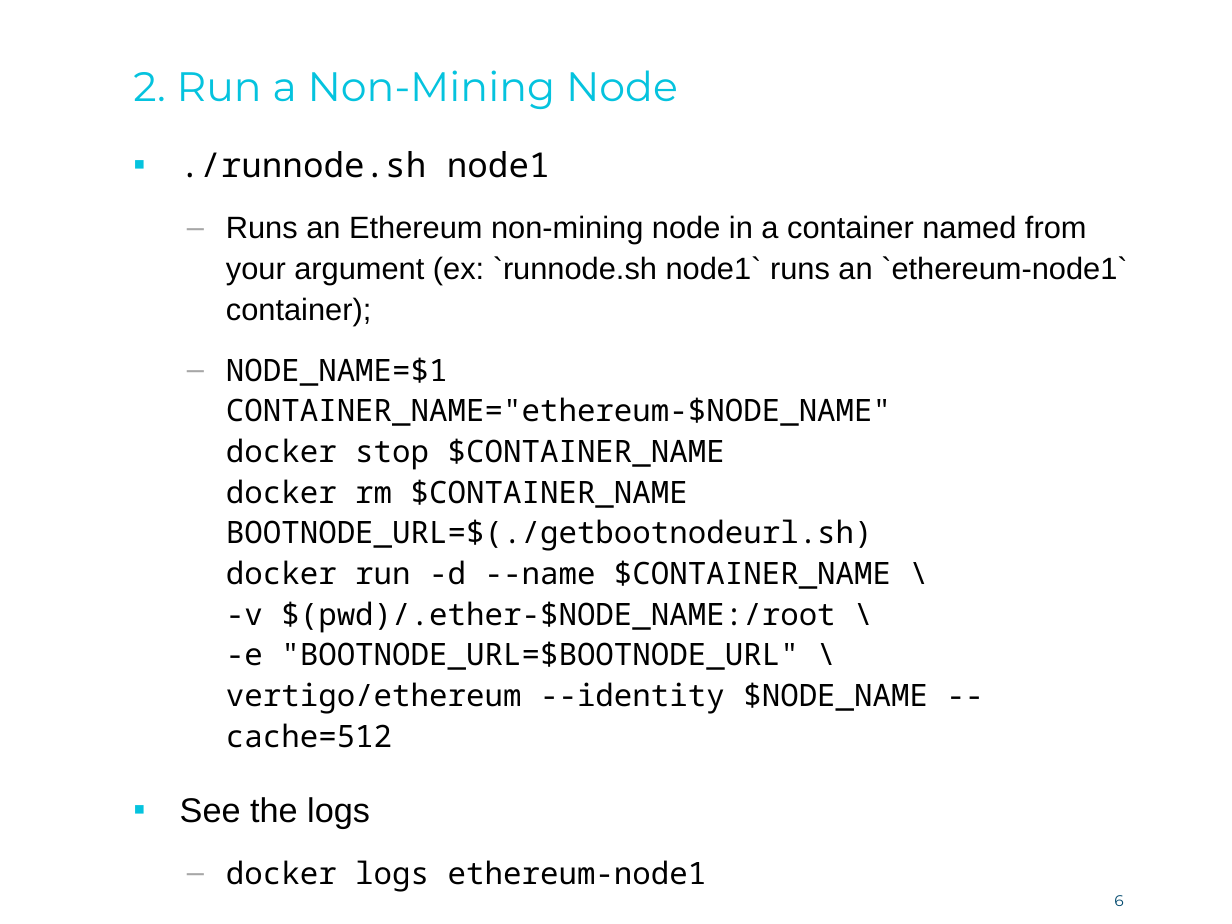
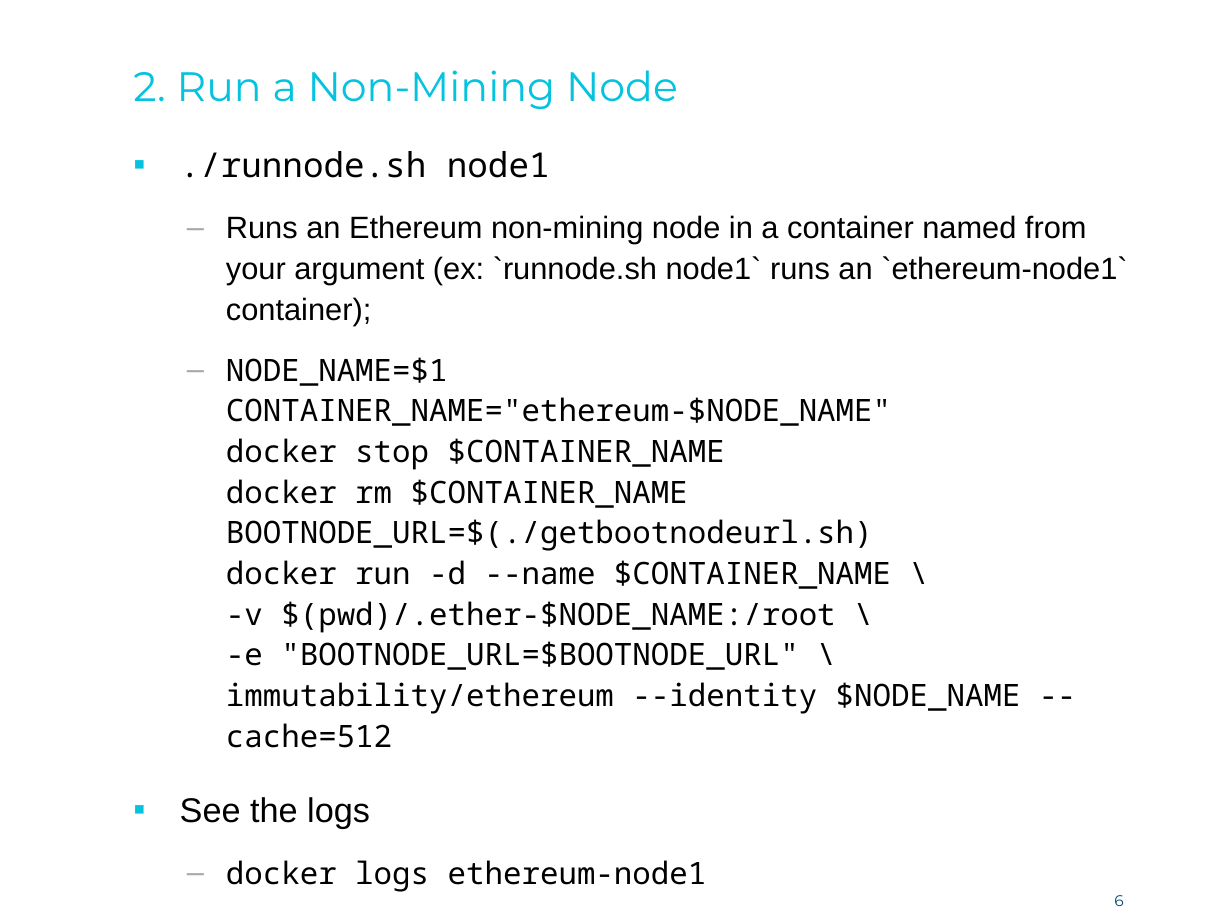
Before and after one commit to immutability-org/ethereum, a slide deck: slide 6 of playground.pptx. Drawn at 1232x924 pixels with LibreOffice and Linux fonts; fonts in the diff are those of the drawing; background and template pictures are left out. Boxes give left, top, right and bottom in pixels: in the first picture for what was removed or moved away, otherwise in the second. Text is boxed around its words. In the diff, an @@ line names an element or a change of style, - is before the commit and + after.

Commit message:
Remove reference to vertigo

```diff
--- a/playground.pptx
+++ b/playground.pptx
@@ text at [226,357,1021,748]: text changed @@
-  – NODE_NAME=$1
-    CONTAINER_NAME="ethereum-$NODE_NAME"
-    docker stop $CONTAINER_NAME
-    docker rm $CONTAINER_NAME
-    BOOTNODE_URL=$(./getbootnodeurl.sh)
-    docker run -d --name $CONTAINER_NAME \
-    -v $(pwd)/.ether-$NODE_NAME:/root \
-    -e "BOOTNODE_URL=$BOOTNODE_URL" \
-    vertigo/ethereum --identity $NODE_NAME --cache=512
+  – NODE_NAME=$1
+    CONTAINER_NAME="ethereum-$NODE_NAME"
+    docker stop $CONTAINER_NAME
+    docker rm $CONTAINER_NAME
+    BOOTNODE_URL=$(./getbootnodeurl.sh)
+    docker run -d --name $CONTAINER_NAME \
+    -v $(pwd)/.ether-$NODE_NAME:/root \
+    -e "BOOTNODE_URL=$BOOTNODE_URL" \
+    immutability/ethereum --identity $NODE_NAME --cache=512
```
Also in this commit, not shown: 1 other slide changed.
